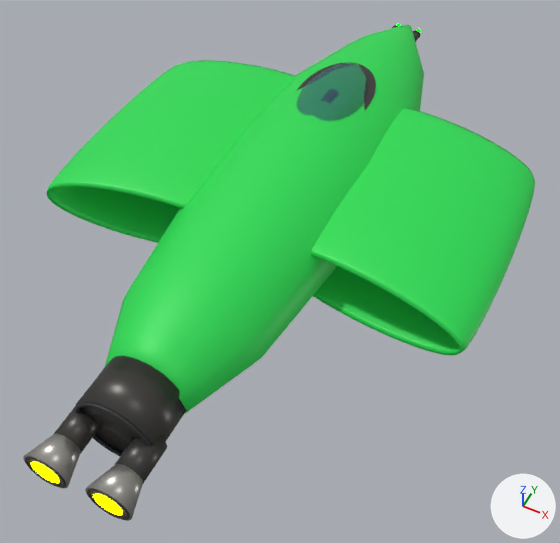
An edit to the glTF model ThoriumGap_JS/models/Ship_TwoHoop_961380.glb, drawn before and after from the same camera.
Both versions are drawn from a 50 mm lens placed at (2.24, -5.0, 4.73), pointed at (0.19, -0.89, -0.42). The axes (+X, +Y, +Z) are drawn at lower right. The lights are the same throughout. The picture after the commit comes second. Where no turn or scale is listed for an object, it has been applied to the vertices.

The first picture shows 'CanopyGlass_LowForwardPodDome', 'EngineBell_Left_AftHullBurnishedNozzle', 'EngineBell_Right_AftHullBurnishedNozzle', 'EngineBlock_AftHullDarkTrimRing', 'EngineBlock_AftHullIntegratedMountPlate', 'EngineEmitter', 'EngineThroat_Left_AftHullDarkSocket', 'EngineThroat_Right_AftHullDarkSocket', 'Fuselage_MainCenteredHull_CenterOfMassAtOrigin', 'Hoop_Left_StructuralRing_YAxisHole_CenterTangent_AftSwept', 'Hoop_Right_StructuralRing_YAxisHole_CenterTangent_AftSwept' and 4 more.
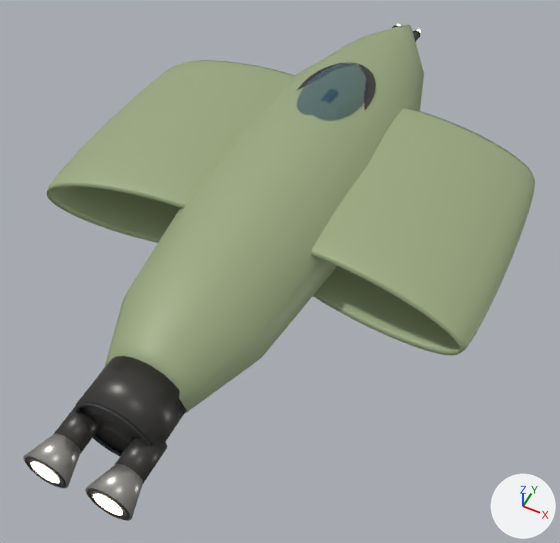
Boxes (x1, y1, x2, y2) around the edits, measured in the pictures (560 x 543 px):
'Fuselage_MainCenteredHull_CenterOfMassAtOrigin', recoloured (green to greyish green)
    both: (104, 25, 424, 415)
'Hoop_Right_StructuralRing_YAxisHole_CenterTangent_AftSwept', recoloured (green to greyish green)
    both: (311, 107, 535, 355)
'Hoop_Left_StructuralRing_YAxisHole_CenterTangent_AftSwept', recoloured (green to greyish green)
    both: (47, 60, 295, 243)
'EngineEmitter', recoloured
    both: (31, 462, 123, 516)

The change in detail:
In material 'EngineGlow' (mat_engineglow), emission_color goes from (1.0, 1.0, 0.0) (yellow #ffff00) to (0.62, 0.57, 0.4) (beige #cec7aa).
Material 'Ship_TwinHoopFamily_WideTwinGate_clean_orbital_GreenWithWhiteDetails_Seed961380_Hull_Main_GreenWithWhiteDetails' (mat_ship_twinhoopfamily_widetwingate_clean_orbital_greenwithwhitedetails_seed961380_hull_main_greenwithwhitedetails) changes colour from green #27dd55 to greyish green #9baa81; in linear values from (0.02, 0.72, 0.09) to (0.33, 0.4, 0.22).
